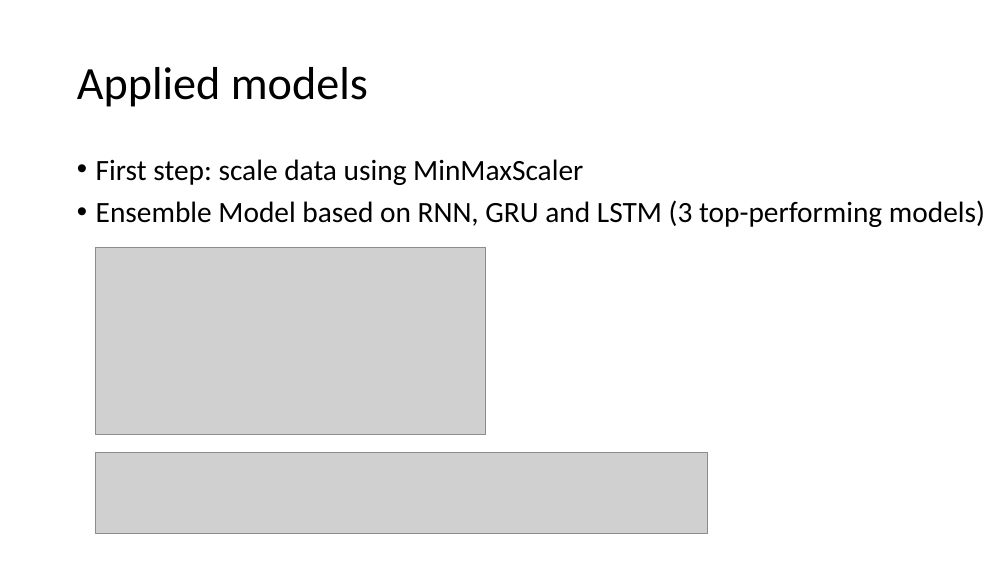
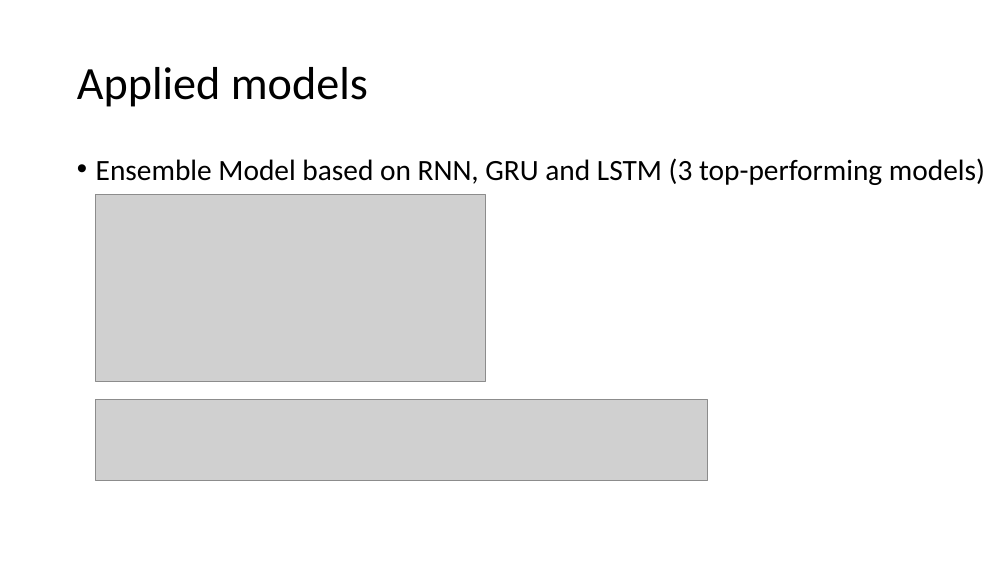
Before and after one commit to sfremerey/backprophet, a slide deck: slide 14 of Backprophet.pptx (slide 11 before the commit). Drawn at 1008x567 pixels with LibreOffice and Linux fonts; fonts in the diff are those of the drawing; grey boxes stand for pictures. Boxes give left, top, right and bottom in pixels: in the first picture for what was removed or moved away, otherwise in the second. Text is boxed around its words. In the diff, an @@ line names an element or a change of style, - is before the commit and + after.

```diff
--- a/Backprophet.pptx
+++ b/Backprophet.pptx
@@ text at (x1=96, y1=159, x2=583, y2=185): paragraph removed @@
-• First step: scale data using MinMaxScaler
@@ picture moved from (x1=96, y1=247, x2=486, y2=434) to (x1=96, y1=195, x2=486, y2=382) @@
@@ picture moved from (x1=96, y1=452, x2=708, y2=533) to (x1=96, y1=400, x2=708, y2=481) @@
```
Also in this commit, not shown: 15 other slides changed, 6 slides added, 1 slide removed, 1 other file.
